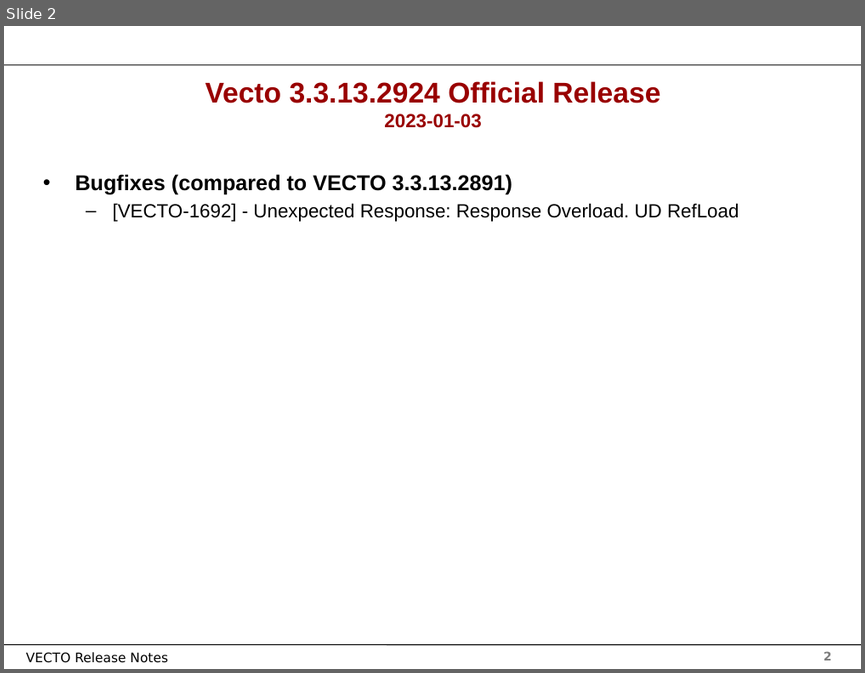
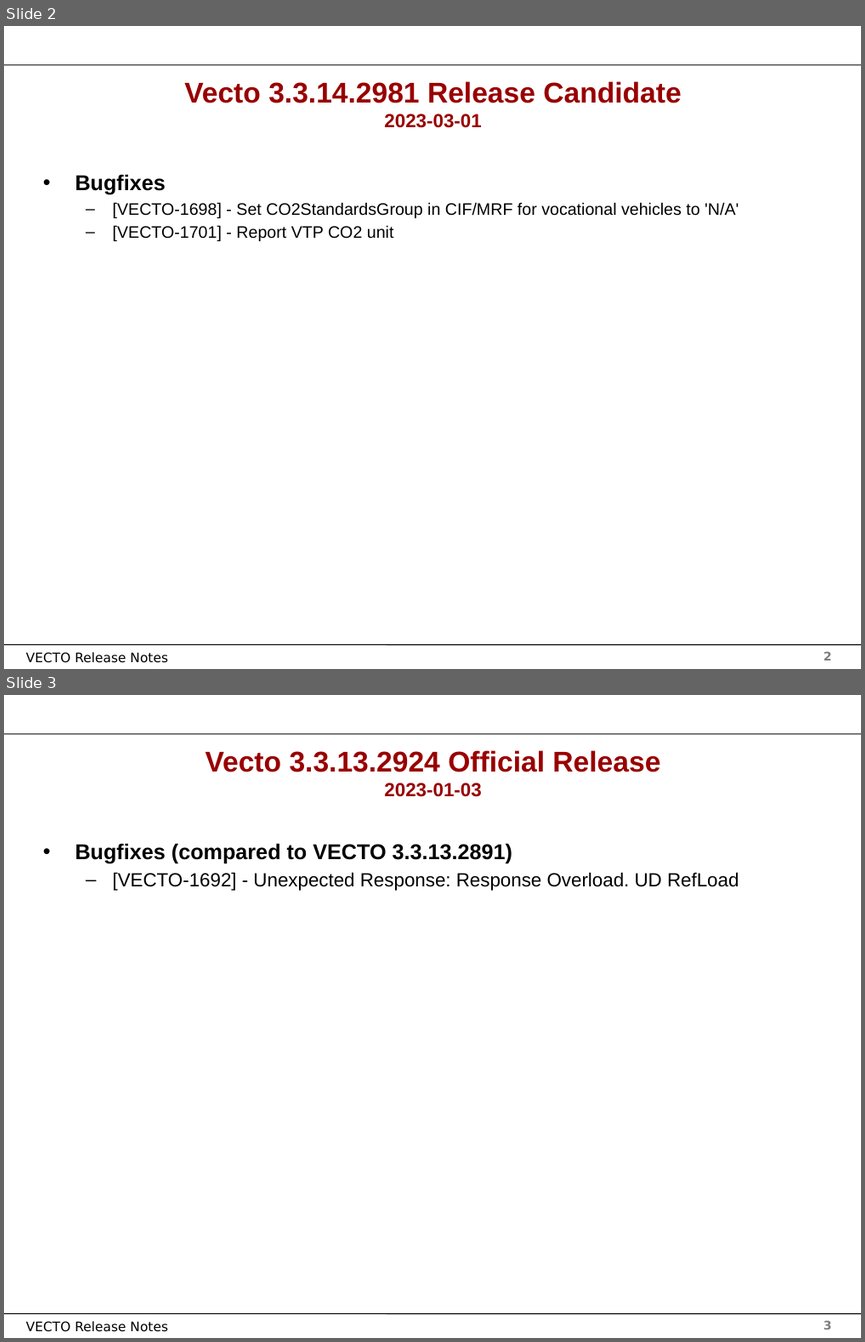
Before and after one commit to mohgsaad-art/VECTO, a slide deck: Documentation/User Manual Source/Release Notes Vecto3.x.pptx. Shown one above the other, each under a label of ours: slide 2 before the commit, slides 2 and 3 after it. The pictures are 865x673 and 865x1342 pixels, drawn with LibreOffice and Linux fonts; fonts in the diff are those of the drawing; background and template pictures are left out. Boxes give left, top, right and bottom in pixels: in the first picture for what was removed or moved away, otherwise in the second. Text is boxed around its words. In the diff, an @@ line names an element or a change of style, - is before the commit and + after.

Commit message:
preparing release: updating version number, updating changelog

```diff
--- a/Documentation/User Manual Source/Release Notes Vecto3.x.pptx
+++ b/Documentation/User Manual Source/Release Notes Vecto3.x.pptx
@@ slide 2 added at [4, 26, 861, 669], background #FFFFFF; not listed: 4 template elements that a slide beside it also shows @@
@@ title added at [184, 81, 681, 128], 24 pt, text #990000, bold @@
+Vecto 3.3.14.2981 Release Candidate
+2023-03-01
@@ text added at [75, 174, 738, 241], 14 pt, text #000000 @@
+• Bugfixes
+  – [VECTO-1698] - Set CO2StandardsGroup in CIF/MRF for vocational vehicles to 'N/A'
+  – [VECTO-1701] - Report VTP CO2 unit
@@ what was slide 2 is now slide 3 @@
@@ page number at [823, 1320, 832, 1329]: text changed @@
-2
+3
```
Also in this commit, not shown: 1 slide changed, 10 other files.
